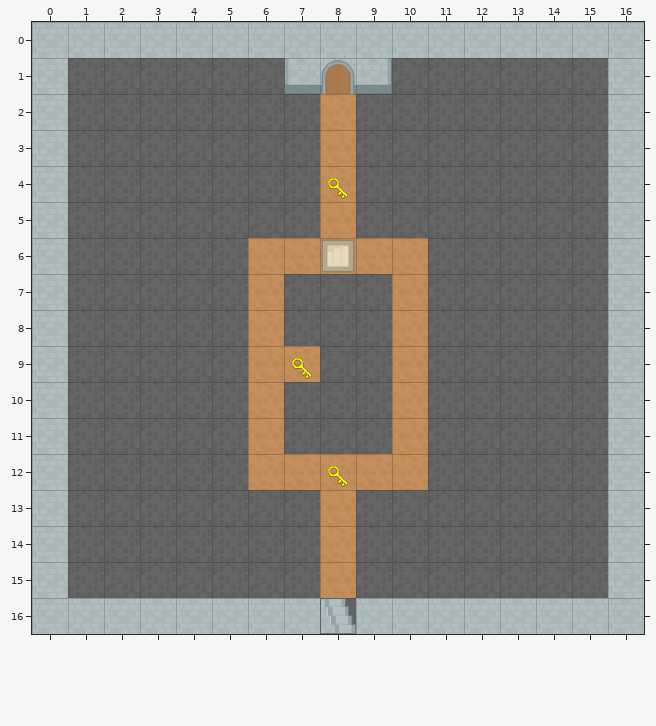
A Tiled map gets an edit: android/assets/map2.tmx. The picture above is the old version.
Cells are 64x64 px. Shown: x 0..16, y 0..16.
And afterwards:
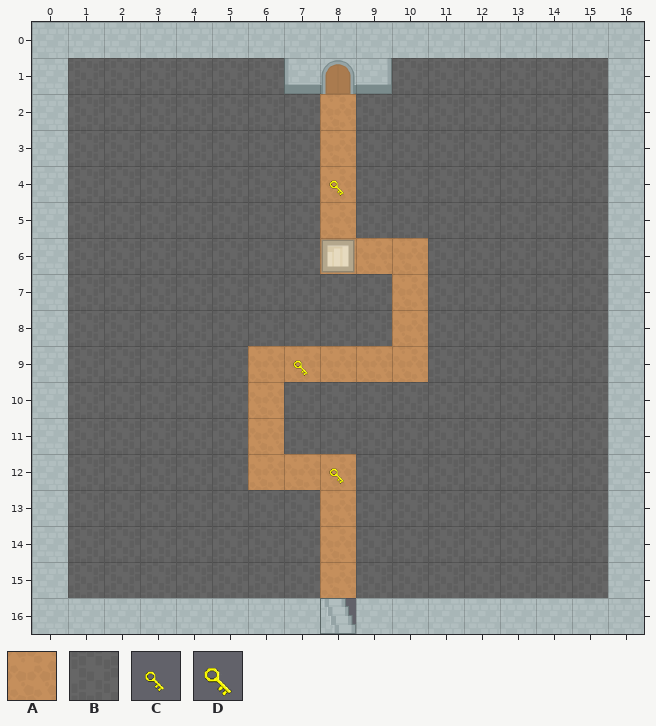
Key: from "RPGpack_sheet": A 26, B 154, C 243, D 244.
_ is an empty cell, . an unchanged one.
What changed:
--- layer "Walls"
@@ x 6..10 @@
- 6 __...
- 7 _....
- 8 _....
- 9 ..BB.
-10 ...._
-11 ...._
-12 ...__
+ 6 BB...
+ 7 B....
+ 8 B....
+ 9 ..AA.
+10 ....B
+11 ....B
+12 ...BB
--- layer "Road"
@@ x 6..7 @@
- 6 AA
- 7 A.
- 8 A.
+ 6 __
+ 7 _.
+ 8 _.
@@ x 9..10 @@
-10 .A
-11 .A
-12 AA
+10 ._
+11 ._
+12 __
--- layer "Keys"
@@ x 8..8 @@
- 4 D
+ 4 C
@@ x 7..7 @@
- 9 D
+ 9 C
@@ x 8..8 @@
-12 D
+12 C
Boxes around the changes in both pictures, in picture pixels (x1, y1, x2, y2):
changed: (328, 178, 348, 199)
changed: (248, 238, 428, 490)
